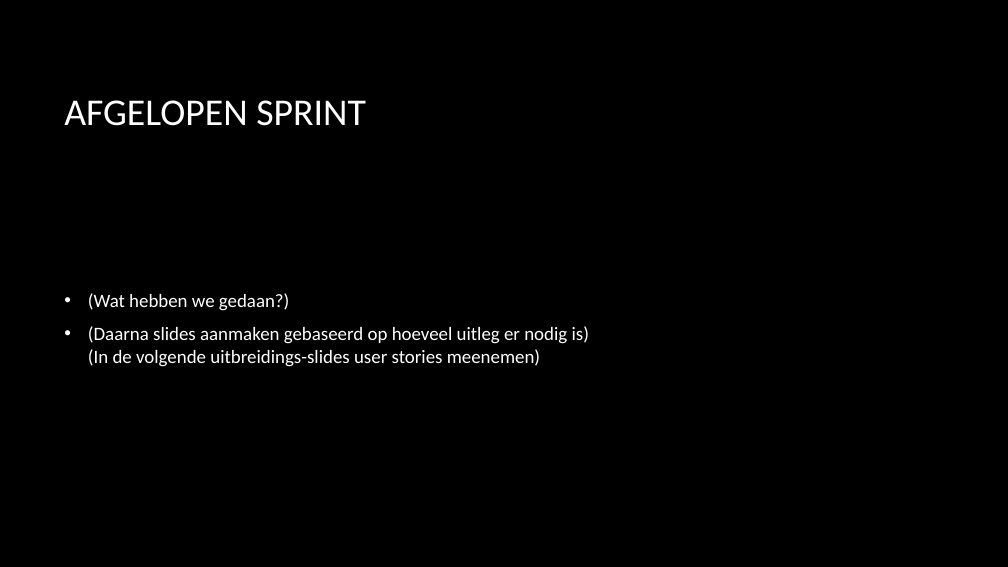
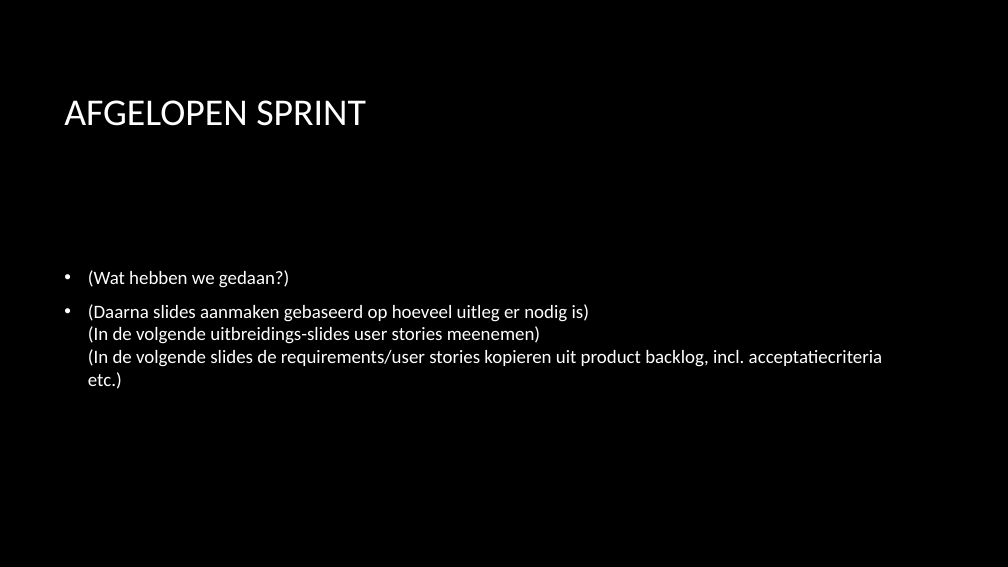
Before and after one commit to Matthijs-Hart/Project-5-6---Floating-Farm, a slide deck: slide 4 of Presentaties/Template Sprint Reviews.pptx. Drawn at 1008x567 pixels with LibreOffice and Linux fonts; fonts in the diff are those of the drawing; background and template pictures are left out. Boxes give left, top, right and bottom in pixels: in the first picture for what was removed or moved away, otherwise in the second. Text is boxed around its words. In the diff, an @@ line names an element or a change of style, - is before the commit and + after.

Commit message:
Template aangepast van sprint reviews

```diff
--- a/Presentaties/Template Sprint Reviews.pptx
+++ b/Presentaties/Template Sprint Reviews.pptx
@@ text at (88,304,883,389): text changed @@
-• (Daarna slides aanmaken gebaseerd op hoeveel uitleg er nodig is)
-  (In de volgende uitbreidings-slides user stories meenemen)
+• (Daarna slides aanmaken gebaseerd op hoeveel uitleg er nodig is)
+  (In de volgende uitbreidings-slides user stories meenemen)
+  (In de volgende slides de requirements/user stories kopieren uit product backlog, incl. acceptatiecriteria etc.)
```
Also in this commit, not shown: 2 other slides changed, 1 other file.
